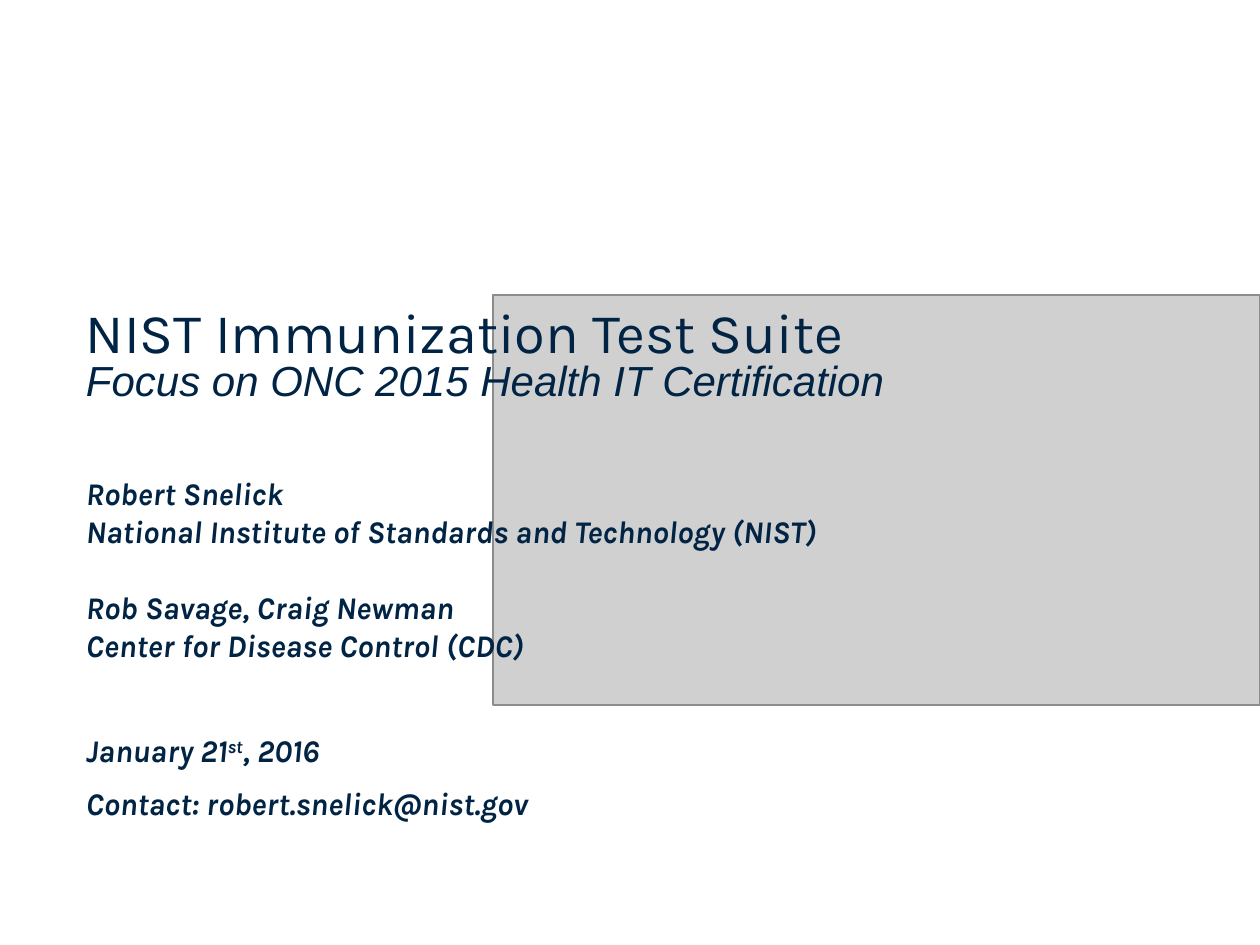
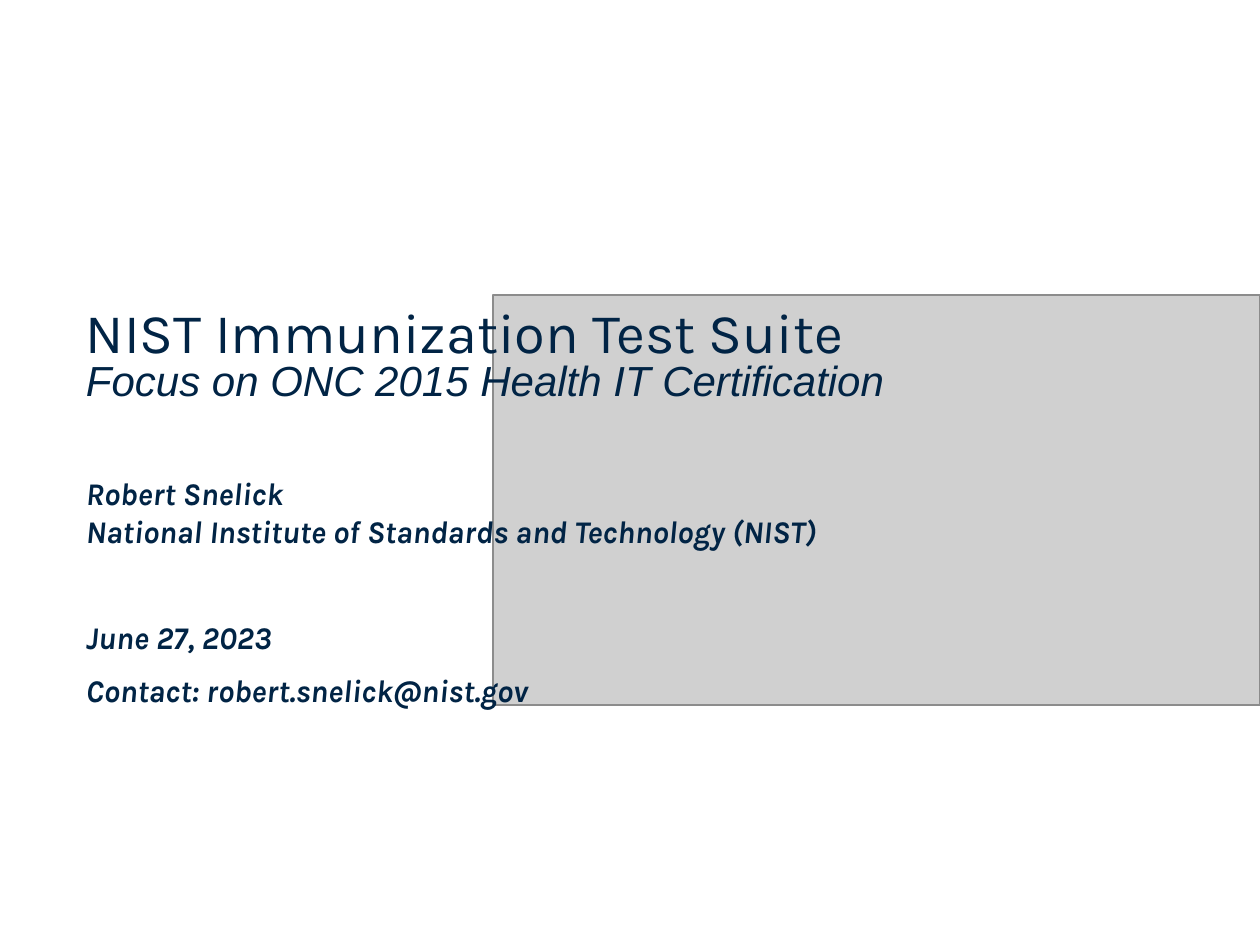
Before and after one commit to usnistgov/hit-iz-tool, a slide deck: slide 1 of hit-iz-resource/src/main/resources/Documentation/UserDocs/app/NIST-IZ-Tool-ATL-Training.pptx. Drawn at 1260x945 pixels with LibreOffice and Linux fonts; fonts in the diff are those of the drawing; grey boxes stand for pictures; background and template pictures are left out. Boxes give left, top, right and bottom in pixels: in the first picture for what was removed or moved away, otherwise in the second. Text is boxed around its words. In the diff, an @@ line names an element or a change of style, - is before the commit and + after.

```diff
--- a/hit-iz-resource/src/main/resources/Documentation/UserDocs/app/NIST-IZ-Tool-ATL-Training.pptx
+++ b/hit-iz-resource/src/main/resources/Documentation/UserDocs/app/NIST-IZ-Tool-ATL-Training.pptx
@@ text at box(86, 628, 272, 653): text changed @@
-Rob Savage, Craig Newman
-Center for Disease Control (CDC)
-January 21st, 2016
+June 27, 2023
```
Also in this commit, not shown: 22 other slides changed, 19 other files.
